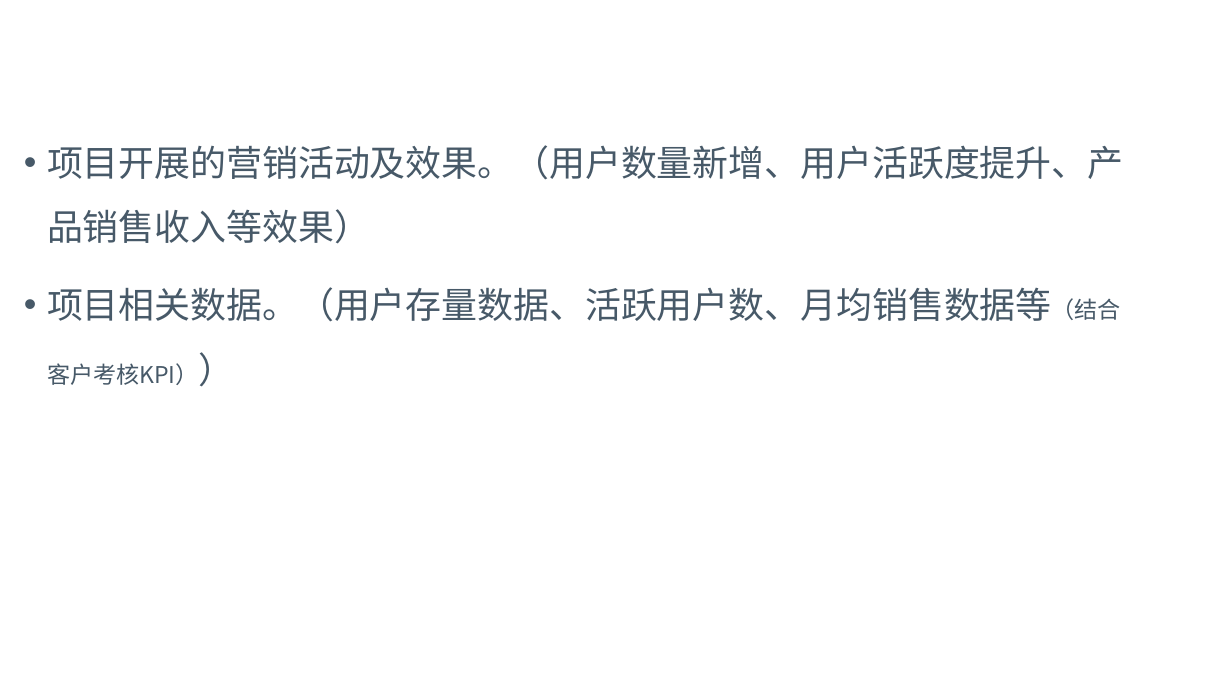
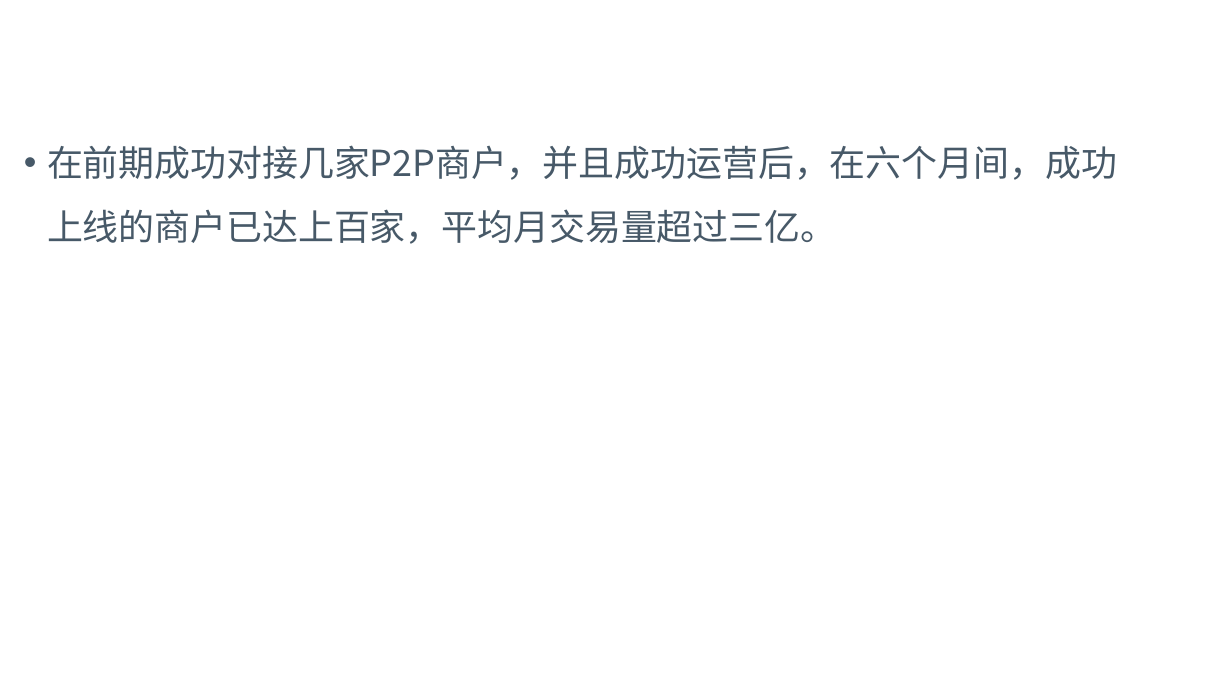
Before and after one commit to z467247132/level_up, a slide deck: slide 8 of 03案例分享/项目案例.pptx. Drawn at 1232x693 pixels with LibreOffice and Linux fonts; fonts in the diff are those of the drawing; background and template pictures are left out. Boxes give left, top, right and bottom in pixels: in the first picture for what was removed or moved away, otherwise in the second. Text is boxed around its words. In the diff, an @@ line names an element or a change of style, - is before the commit and + after.

```diff
--- a/03案例分享/项目案例.pptx
+++ b/03案例分享/项目案例.pptx
@@ text at bbox=[47, 145, 1117, 244]: text changed @@
-• 项目开展的营销活动及效果。（用户数量新增、用户活跃度提升、产品销售收入等效果）
-• 项目相关数据。（用户存量数据、活跃用户数、月均销售数据等（结合客户考核KPI））
+• 在前期成功对接几家P2P商户，并且成功运营后，在六个月间，成功上线的商户已达上百家，平均月交易量超过三亿。
```
Also in this commit, not shown: 1 other slide changed, 4 other files.
